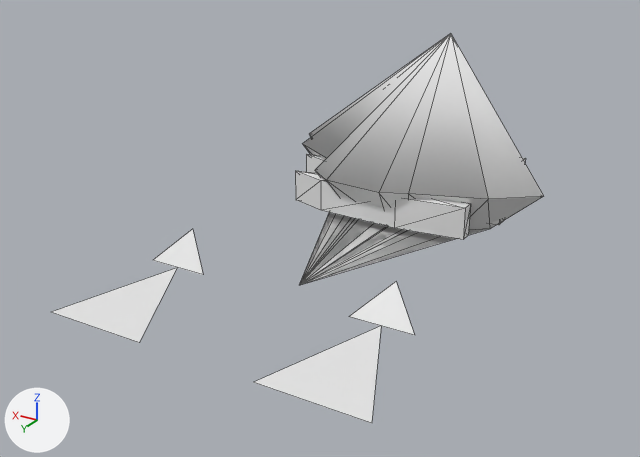
What one commit did to the OBJ model GameData/Meshes/Designs/cryo/cryo_transport_mk2_30.obj.
Camera for both pictures: a 50 mm lens placed at (-4.34, 9.34, 4.09), pointed at (0.79, 0.79, -0.18). Lighting does not change. The marker at lower left points along +X, +Y and +Z. The picture after the commit comes second. Mesh edges are drawn as thin lines. Where no turn or scale is listed for an object, it has been applied to the vertices. Vertices at exactly the same position are counted once.

Script lines for the objects in view, before the commit:
```python
me_cryo_transport_mk2_30 = bpy.data.meshes.new('cryo_transport_mk2_30')
me_cryo_transport_mk2_30.from_pydata(...)  # 118 vertices, 150 faces; spans x -1.75..1.74, y -1.26..4.23, z 0.0..1.96
ob_cryo_transport_mk2_30 = bpy.data.objects.new('cryo_transport_mk2_30', me_cryo_transport_mk2_30)
ob_cryo_transport_mk2_30.location = (0.0, 0.0, 0.0)
```
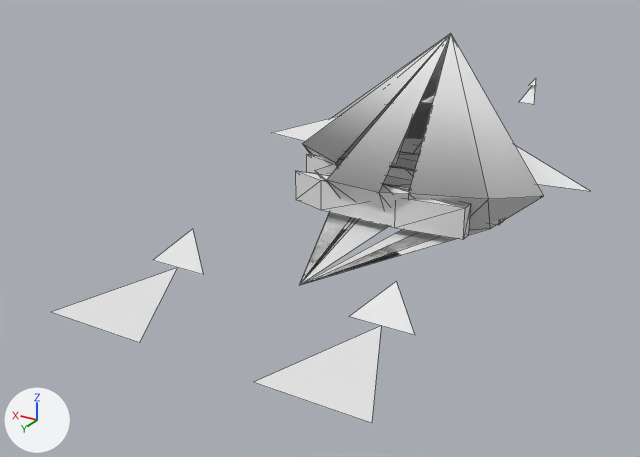
What differs and where, as boxes [x1, y1, x2, y2] in the pictures (640 x 457 px):
'cryo_transport_mk2_30', reshaped (9% wider)
    before: [52, 34, 543, 423]
    after: [52, 34, 589, 423]
part 1 of me_cryo_transport_mk2_30, cut back
    before: [300, 34, 525, 285]
    after: [273, 94, 589, 191]
part 2 of me_cryo_transport_mk2_30, added
    after: [519, 78, 536, 104]

What the commit changed:
me_cryo_transport_mk2_30 is used by ob_cryo_transport_mk2_30; location (0.0, 0.0, 0.0).
Verts and faces of me_cryo_transport_mk2_30; kept vertices keep their numbers, new ones are numbered from 118.
me_cryo_transport_mk2_30 had 118 vertices, 150 faces and spanned x -1.75..1.74, y -1.26..4.23, z 0.0..1.96.
me_cryo_transport_mk2_30 now has 136 vertices, 139 faces and spans x -2.15..2.15, y -4.75..4.23, z 0.0..1.96.
Part 1, on me_cryo_transport_mk2_30:
17 faces are deleted.
12 vertices are added at x -2.15..2.15, y -0.78..0.78, z 0.08..1.27.
4 new faces join them.
Part 2, on me_cryo_transport_mk2_30:
New vertex 118 is at (-0.13, -4.37, 0.29), pixel (534, 104).
New vertex 119 is at (0.13, -4.37, 0.29), pixel (518, 102).
New vertex 120 is at (0.0, -4.75, 0.58), pixel (535, 80).
New vertex 121 is at (-0.06, -4.61, 0.53), pixel (536, 86).
New vertex 122 is at (0.06, -4.61, 0.53), pixel (528, 85).
New vertex 123 is at (0.0, -4.75, 0.63), pixel (536, 77).
New faces: (118, 119, 120), (121, 122, 123).
